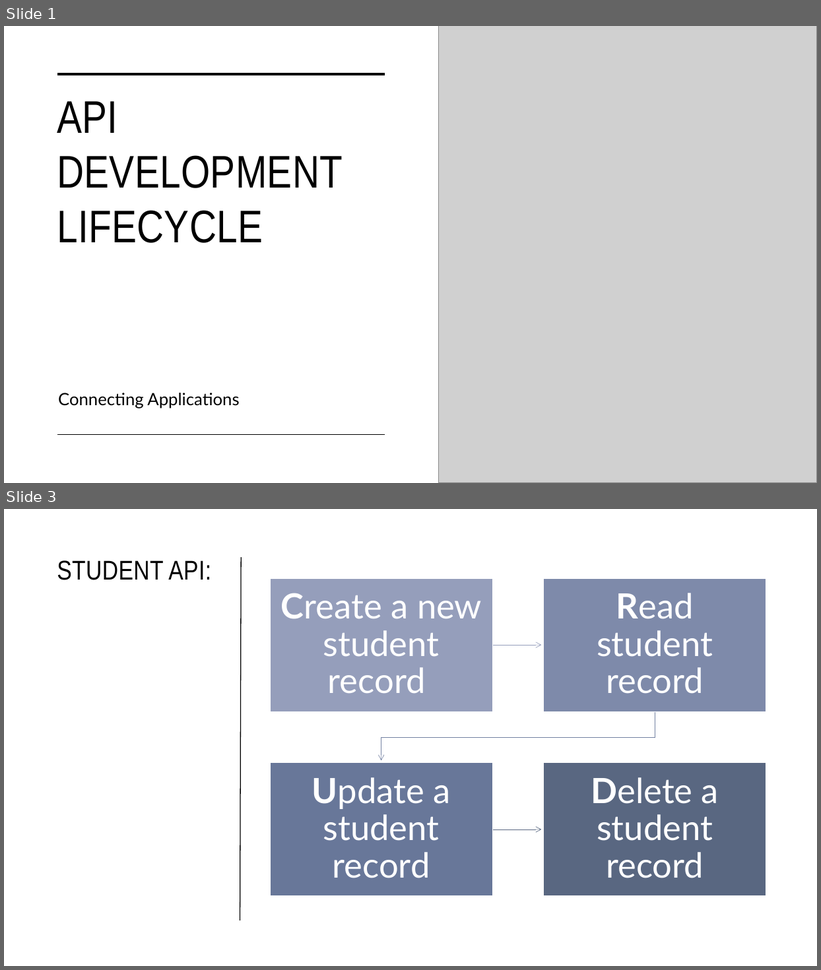
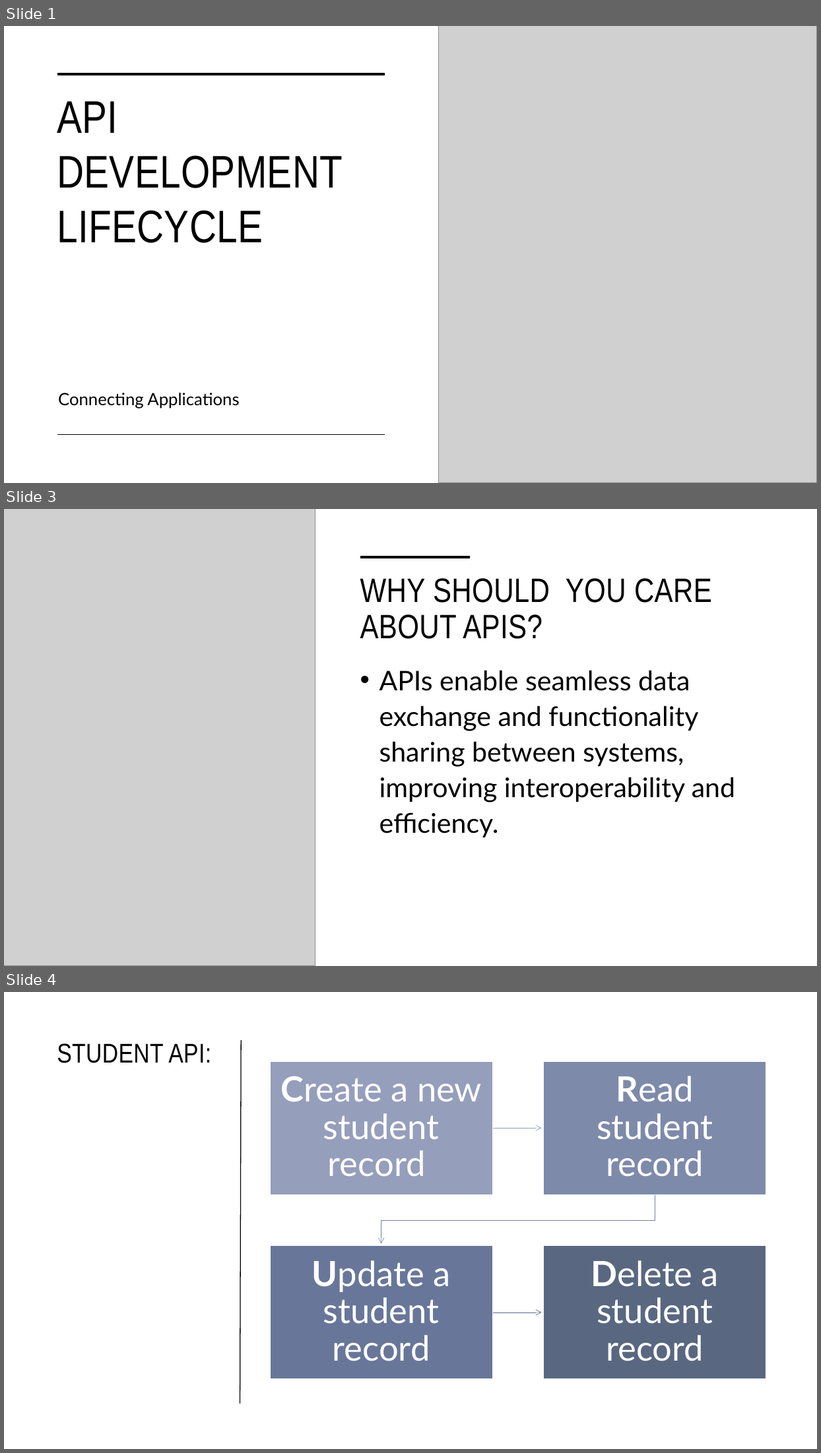
Before and after one commit to ashesh808/API-Demo-Presentation, a slide deck: Presentation.pptx. Shown one above the other, each under a label of ours: slides 1 and 3 before the commit, slides 1, 3 and 4 after it; the slides between them are not shown. The pictures are 821x970 and 821x1453 pixels, drawn with LibreOffice and Linux fonts; fonts in the diff are those of the drawing; grey boxes stand for pictures. Boxes give left, top, right and bottom in pixels: in the first picture for what was removed or moved away, otherwise in the second. Text is boxed around its words. In the diff, an @@ line names an element or a change of style, - is before the commit and + after.

```diff
--- a/Presentation.pptx
+++ b/Presentation.pptx
@@ slide 3 added at [4, 509, 817, 966], background #FFFFFF @@
@@ picture added at [4, 509, 315, 966] @@
@@ line added from (361, 557) to (470, 557), #000000 3.5 pt @@
@@ title added at [360, 578, 712, 639], 40 pt, text #000000 @@
+WHY SHOULD YOU CARE ABOUT APIS?
@@ text added at [380, 670, 735, 838], 32 pt, text #000000 @@
+• APIs enable seamless data exchange and functionality sharing between systems, improving interoperability and efficiency.
@@ what was slide 3 is now slide 4 @@
```
Also in this commit, not shown: 8 slides changed, 10 other slides added, 1 other file.
